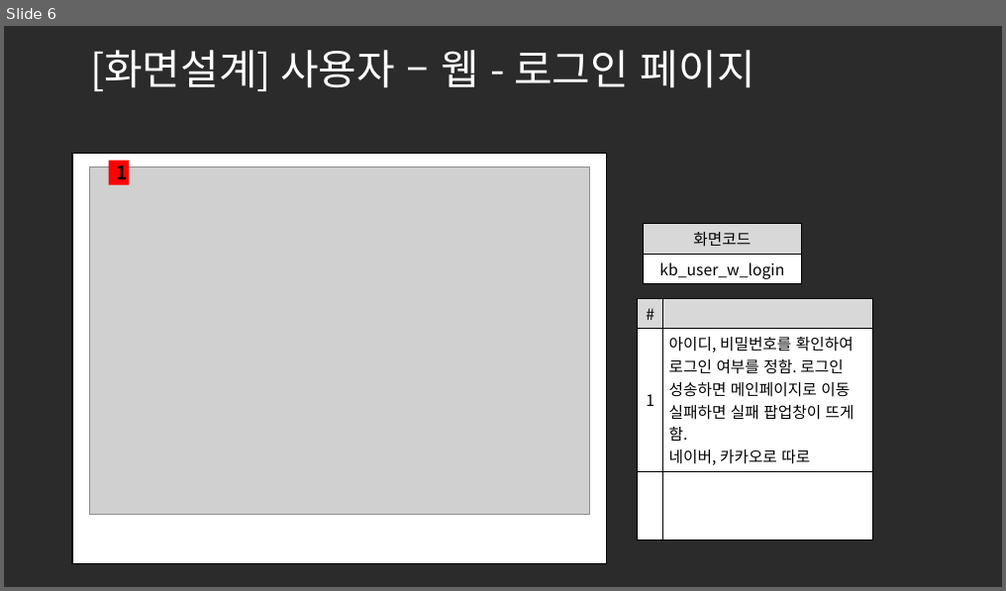
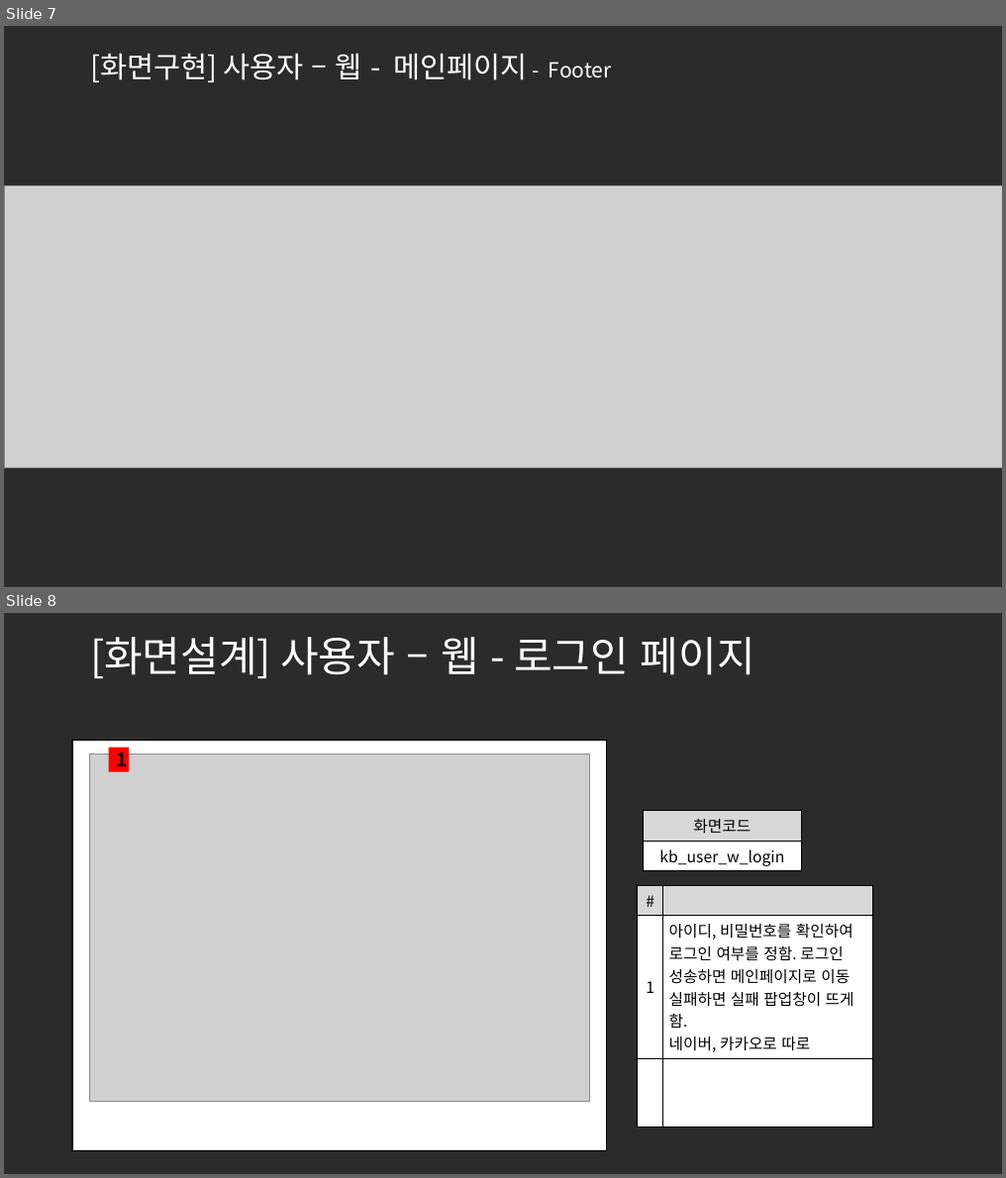
Before and after one commit to ezenteam2/e-Zone, a slide deck: 0 발표용 파워포인트/project05 - 파워포인트 종합 - 기범.pptx. Shown one above the other, each under a label of ours: slide 6 before the commit, slides 7 and 8 after it. The pictures are 1006x591 and 1006x1178 pixels, drawn with LibreOffice and Linux fonts; fonts in the diff are those of the drawing; grey boxes stand for pictures; background and template pictures are left out; a plain dark background stands for a picture behind light text. Boxes give left, top, right and bottom in pixels: in the first picture for what was removed or moved away, otherwise in the second. Text is boxed around its words. In the diff, an @@ line names an element or a change of style, - is before the commit and + after.

```diff
--- a/0 발표용 파워포인트/project05 - 파워포인트 종합 - 기범.pptx
+++ b/0 발표용 파워포인트/project05 - 파워포인트 종합 - 기범.pptx
@@ slide 7 added at (4, 26, 1002, 587), background picture (left out) @@
@@ title added at (90, 53, 612, 82), 28 pt, text #FFFFFF @@
+[화면구현] 사용자 – 웹 - 메인페이지 - Footer
@@ picture added at (4, 185, 1002, 468) @@
@@ what was slide 6 is now slide 8 @@
```
Also in this commit, not shown: 10 other slides added, 2 other files.
